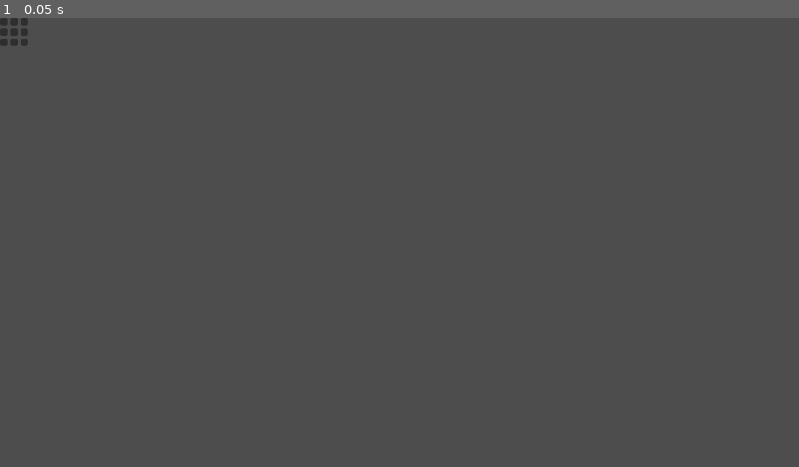
Above: before the commit, frame 1.
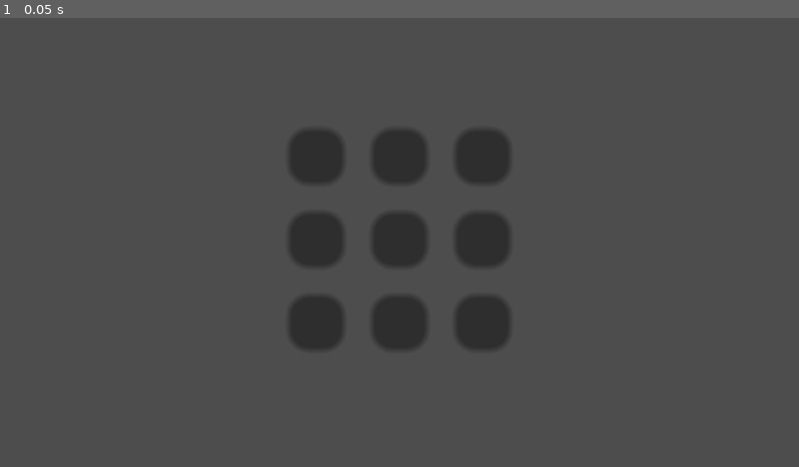
Above: after the commit, the same moment.

Repository: ankit-suman-07/GODOT_TicTacToe
Game: Godot game, scene res://scenes/main_game_scene.tscn
Same seed, same stepped clock (60 frames per second), same inputs: the game is played once before the commit and once after it. Before the commit the project has no main scene; this scene is started directly in both runs.
Inputs:
- Up to frame 1 (0.05 s): no input

The runs differ from the first frame. In frame 1, 6.0% of the frame differs, in the area x 0-64%, y 0-74%.

Commit message:
Center main grid

Diff:
--- a/project.godot
+++ b/project.godot
@@ -11,6 +11,7 @@
 [application]
 
 config/name="TicTacToe"
+run/main_scene="uid://c0jjbmy8dgosa"
 config/features=PackedStringArray("4.6", "GL Compatibility")
 config/icon="res://icon.svg"
 
--- a/scenes/main_game_scene.tscn
+++ b/scenes/main_game_scene.tscn
@@ -3,8 +3,13 @@
 [node name="MainGameScene" type="Node2D" unique_id=1234954710]
 
 [node name="GridContainer" type="GridContainer" parent="." unique_id=2011255873]
-offset_right = 40.0
-offset_bottom = 40.0
+offset_left = 416.00003
+offset_top = 160.0
+offset_right = 448.00006
+offset_bottom = 192.0
+scale = Vector2(10, 10)
+size_flags_horizontal = 6
+size_flags_vertical = 6
 columns = 3
 
 [node name="Button" type="Button" parent="GridContainer" unique_id=690702267]
